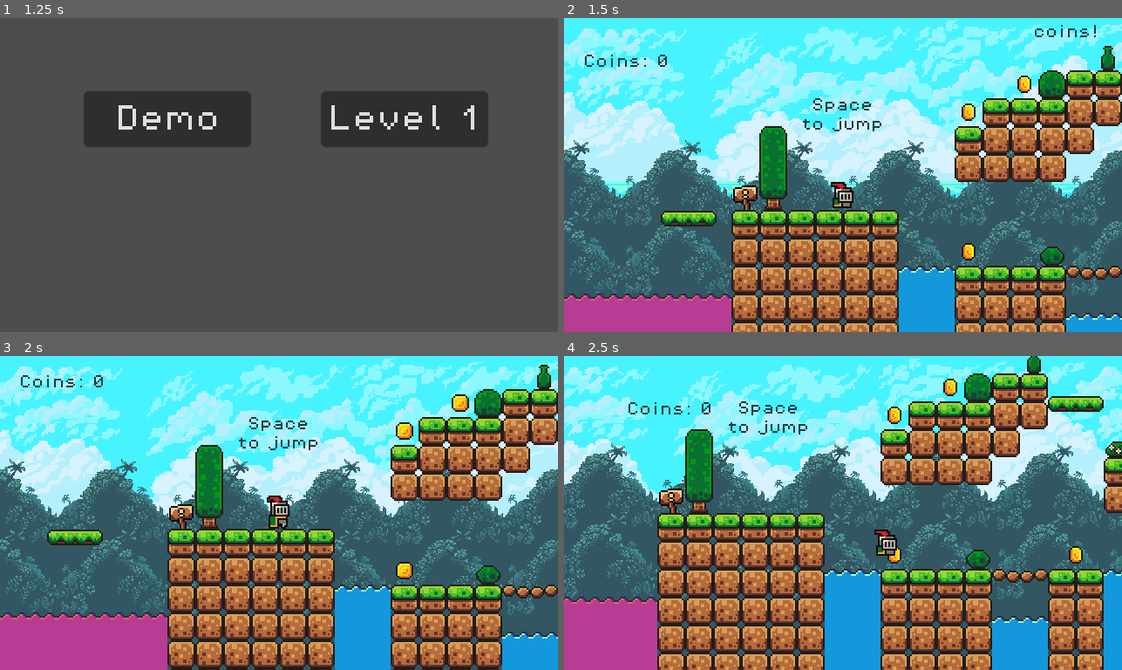
Above: before the commit, frames 1-4 (two rows, left to right).
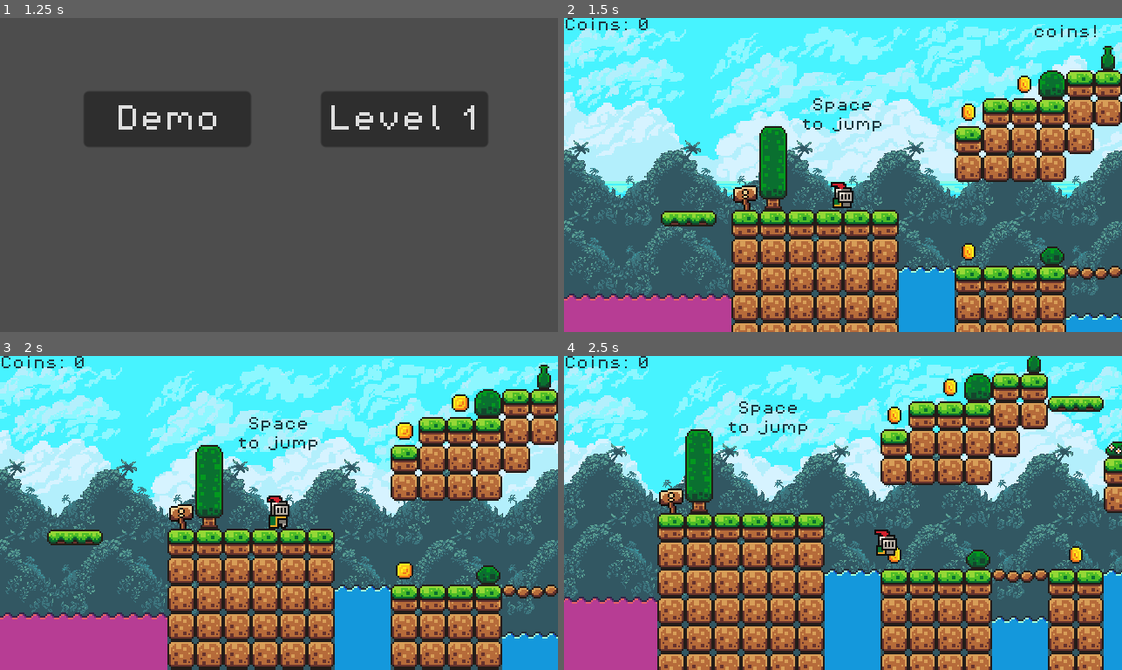
Above: after the commit, the same moments.

Repository: Bwgga/Overleaf
Game: Godot game, scene res://scenes/main_page.tscn
Same seed, same stepped clock (60 frames per second), same inputs: the game is played once before the commit and once after it.
Inputs:
- Up to frame 1 (1.25 s): click "Play" at 0.5 s
- Up to frame 2 (1.5 s): click "Demo" at 1.25 s
- Up to frame 3 (2 s): no input
- Up to frame 4 (2.5 s): hold Right (move_right) from 2.03 s (still down); tap Space (jump) at 2.27 s

Frame 1 is identical in both runs. In frame 2, 0.3% of the frame differs, in the area x 0-19%, y 0-16%; in frame 3, 0.3%; in frame 4, 0.3%.

Commit message:
made better stats label

Diff:
--- a/scenes/demo_lvl.tscn
+++ b/scenes/demo_lvl.tscn
@@ -138,20 +138,6 @@
 position = Vector2(0, -8)
 limit_bottom = 120
 position_smoothing_enabled = true
-
-[node name="Stats" type="Label" parent="Player/Camera2D" index="0"]
-show_behind_parent = true
-offset_left = -152.0
-offset_top = -80.0
-offset_right = -96.0
-offset_bottom = -56.0
-theme_override_colors/font_color = Color(0.12185, 0.226634, 0.257714, 1)
-theme_override_fonts/font = ExtResource("6_p1hrw")
-theme_override_font_sizes/font_size = 8
-text = "Coins: 0"
-horizontal_alignment = 1
-autowrap_mode = 2
-text_overrun_behavior = 3
 
 [node name="Grass Platforms" type="Node2D" parent="." index="3"]
 
--- a/scenes/game.tscn
+++ b/scenes/game.tscn
@@ -1,8 +1,9 @@
-[gd_scene load_steps=7 format=3 uid="uid://bi0b8kon5i34h"]
+[gd_scene load_steps=8 format=3 uid="uid://bi0b8kon5i34h"]
 
 [ext_resource type="Script" path="res://scripts/game_manager.gd" id="1_emxst"]
 [ext_resource type="Texture2D" uid="uid://c13vfyna2c56e" path="res://assets/brackeys_platformer_assets/sprites/world_tileset.png" id="1_kdfst"]
 [ext_resource type="PackedScene" uid="uid://dbuaq7wiywak2" path="res://scenes/killzone.tscn" id="2_q3n0e"]
+[ext_resource type="FontFile" uid="uid://dkcdht4s7cl25" path="res://assets/brackeys_platformer_assets/fonts/PixelOperator8.ttf" id="4_xn5fq"]
 
 [sub_resource type="TileSetAtlasSource" id="TileSetAtlasSource_3uco4"]
 texture = ExtResource("1_kdfst")
@@ -436,3 +437,15 @@
 [node name="CollisionShape2D" type="CollisionShape2D" parent="Killzone"]
 position = Vector2(0, 150)
 shape = SubResource("WorldBoundaryShape2D_yw6e3")
+
+[node name="UI" type="CanvasLayer" parent="."]
+
+[node name="Stats" type="Label" parent="UI"]
+offset_right = 65.0
+offset_bottom = 23.0
+theme_override_colors/font_color = Color(0.12185, 0.226634, 0.257714, 1)
+theme_override_fonts/font = ExtResource("4_xn5fq")
+theme_override_font_sizes/font_size = 8
+text = "Coins: 0"
+autowrap_mode = 2
+text_overrun_behavior = 3
--- a/scripts/game_manager.gd
+++ b/scripts/game_manager.gd
@@ -2,8 +2,8 @@
 
 var coins = 0
 
-@onready var stats = $"../Player/Camera2D/Stats"
+@onready var stats = $"../UI/Stats"
 
 func add_coin():
 	coins += 1
-	stats.text = "Coins: " + str(coins)
+	stats.text = "Coins: " + str(coins) + "\n"
